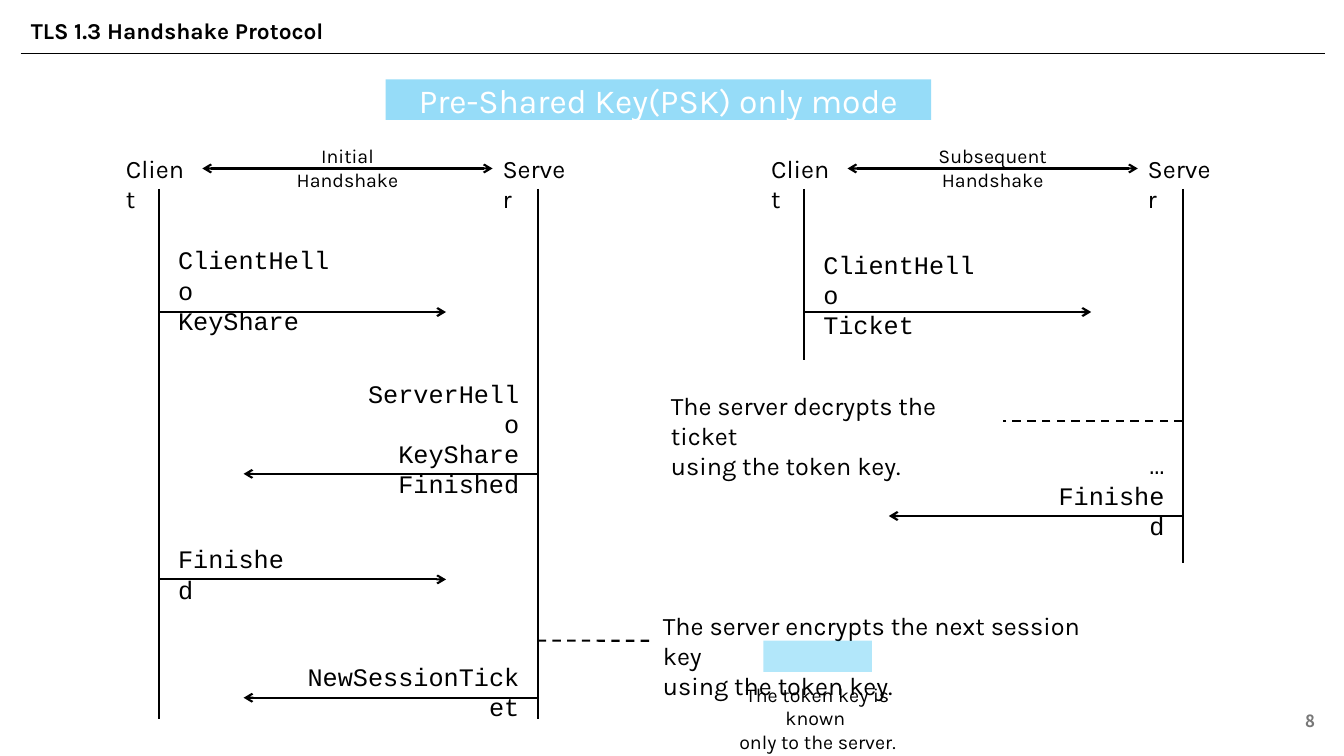
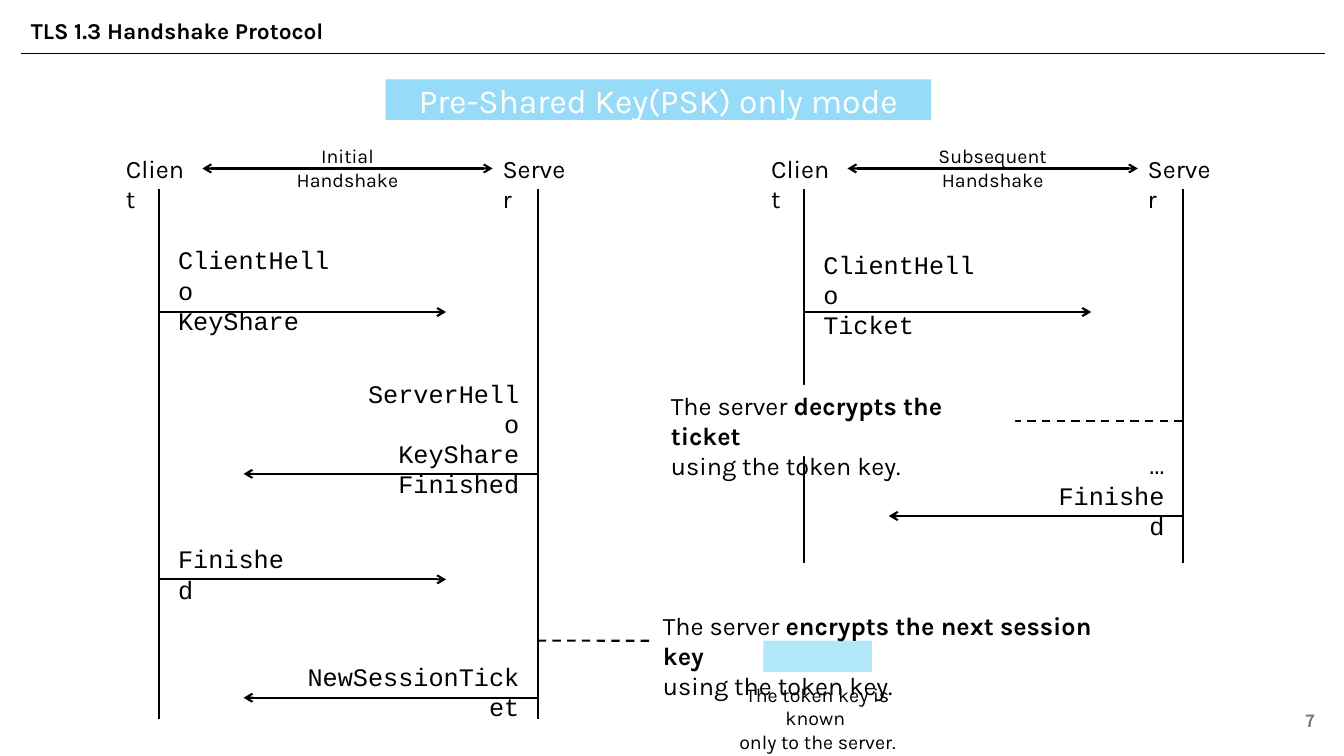
Before and after one commit to east-chord-0729/0-RTT-Security, a slide deck: slide 7 of 0-RTT-Security.pptx (slide 8 before the commit). Drawn at 1344x756 pixels with LibreOffice and Linux fonts; fonts in the diff are those of the drawing. Boxes give left, top, right and bottom in pixels: in the first picture for what was removed or moved away, otherwise in the second. Text is boxed around its words. In the diff, an @@ line names an element or a change of style, - is before the commit and + after.

```diff
--- a/0-RTT-Security.pptx
+++ b/0-RTT-Security.pptx
@@ line moved from (805, 189) - (805, 360) to (805, 189) - (805, 563) @@
@@ text at <box>671,397,942,446</box>: bold on in "decrypts the ticket" @@
@@ line moved from (1183, 420) - (1003, 420) to (1183, 420) - (1015, 420) @@
@@ text at <box>663,617,1091,672</box>: bold on in "encrypts the next session key" @@
@@ page number at <box>1305,714,1315,727</box>: text changed @@
-8
+7
```
Also in this commit, not shown: 7 other slides changed, 4 slides added, 1 slide removed, 1 other file.
